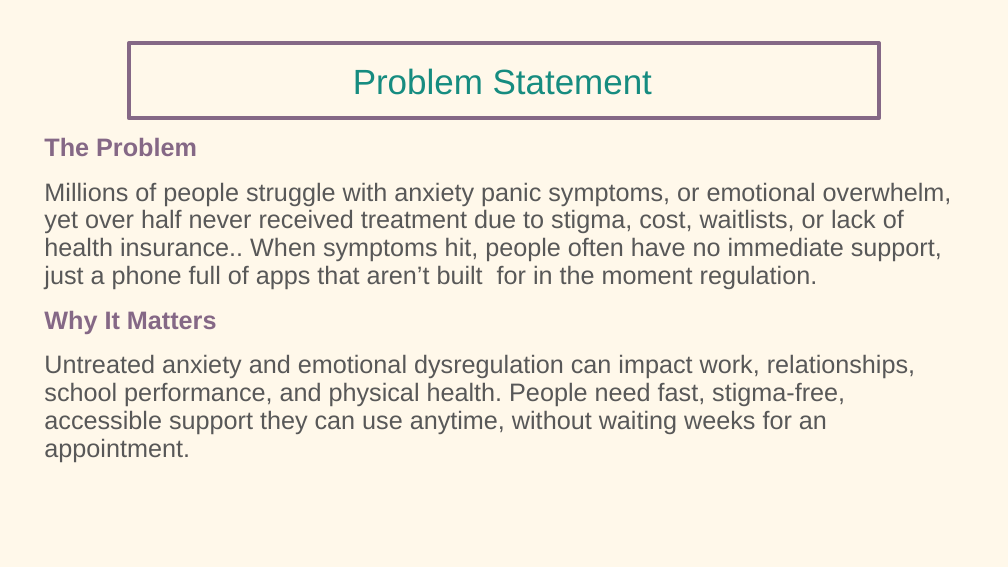
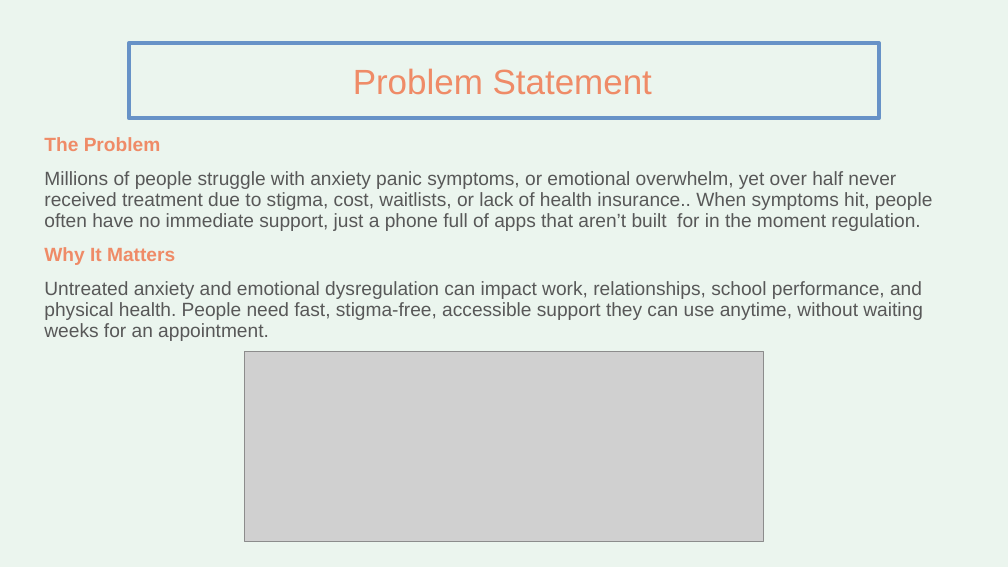
Before and after one commit to pedemaris/ai-innovators-mental-health-support, a slide deck: slide 2 of PP_CalmStep_Capstone_AAI101 2.pptx. Drawn at 1008x567 pixels with LibreOffice and Linux fonts; fonts in the diff are those of the drawing; grey boxes stand for pictures. Boxes give left, top, right and bottom in pixels: in the first picture for what was removed or moved away, otherwise in the second. Text is boxed around its words. In the diff, an @@ line names an element or a change of style, - is before the commit and + after.

```diff
--- a/PP_CalmStep_Capstone_AAI101 2.pptx
+++ b/PP_CalmStep_Capstone_AAI101 2.pptx
@@ background #FFF8EA to #EBF5EE @@
@@ title "Problem Statement" at [353, 68, 652, 95]: text colour #168C80 to #EF8B67 @@
@@ rectangle at [129, 43, 879, 119]: outline #856886 3 pt to #6792C7 3 pt @@
@@ text "The Problem" at [44, 137, 932, 341]: size 18 to 13.7 pt; text colour #856886 to #EF8B67 in "The Problem", "Why It Matters"; less space between paragraphs @@
@@ picture added at [244, 352, 763, 542] @@
```
Also in this commit, not shown: 10 other slides changed, 1 slide removed.
